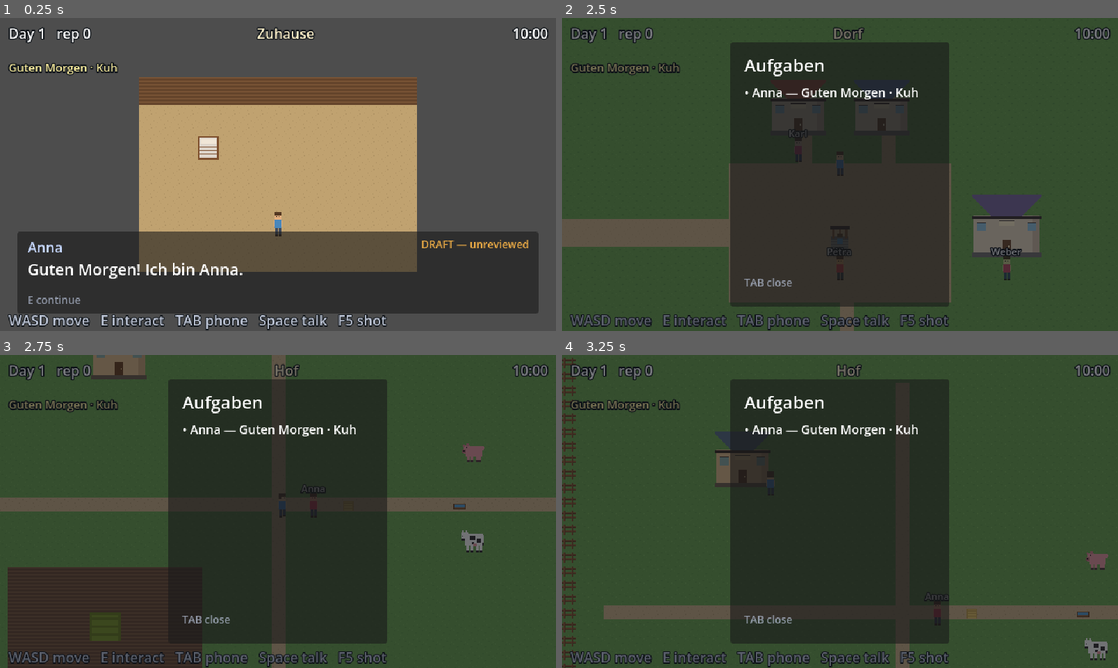
Above: before the commit, frames 1-4 (two rows, left to right).
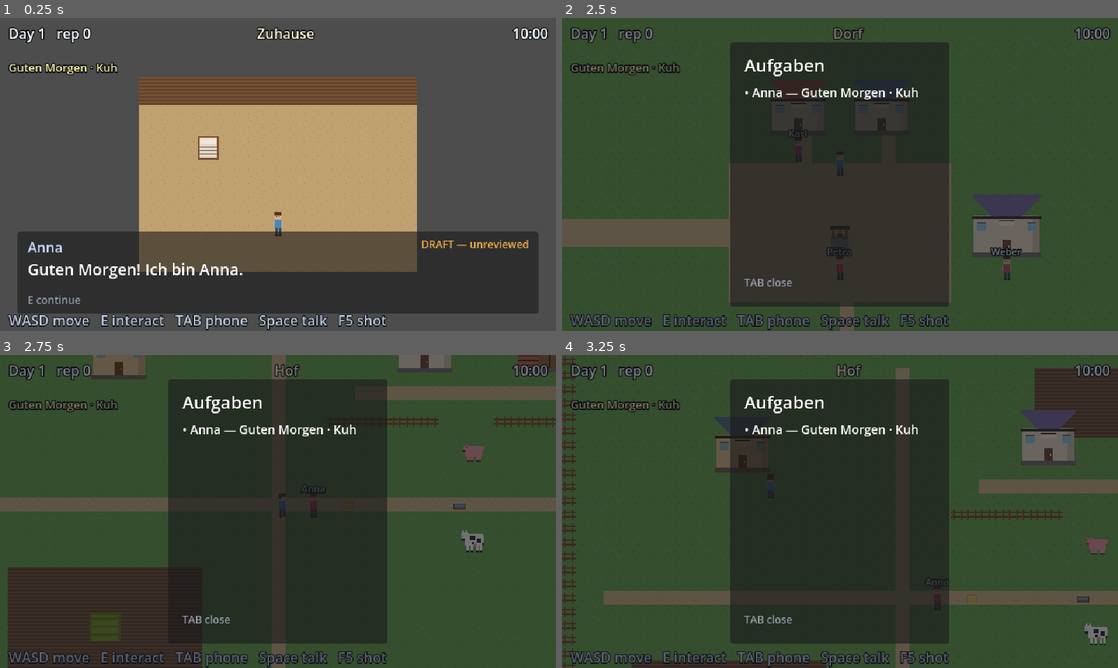
Above: after the commit, the same moments.

Repository: onskim/langame
Game: Godot game, scene res://dev/shot_harness_scenes.tscn
Same seed, same stepped clock (60 frames per second), same inputs: the game is played once before the commit and once after it. This scene is started directly instead of the project's main scene.
Inputs:
- Up to frame 1 (0.25 s): no input
- Up to frame 2 (2.5 s): tap Enter at 0.5 s; hold D (move_right) 0.53-1.28 s; hold E (interact) 0.53-1.28 s; hold S (move_down) 1.28-2.03 s; tap E (interact) at 1.35, 2.3 s; hold D (move_right) from 2.03 s (still down); hold Tab (phone) from 2.03 s (still down)
- Up to frame 3 (2.75 s): keep holding D (move_right); keep holding Tab (phone)
- Up to frame 4 (3.25 s): release D (move_right) at 2.78 s; release Tab (phone) at 2.78 s; hold W (move_up) from 2.78 s (still down); tap Space (push_to_talk) at 2.85 s; tap E (interact) at 3.05 s

Frames 1-2 are identical in both runs. In frame 3, 2.3% of the frame differs, in the area x 69-100%, y 0-24%; in frame 4, 13%, in the area x 0-100%, y 0-100%.

Commit message:
Give Anna her own farm (Part 14 §3)
She had home: farmhouse pointing at the PLAYER's farmhouse marker, and her
midday shift was the PLAYER's field — a mentor squatting in your house and
working your land.

Part 14 §3 gives Anna a farmhouse and a big barn on an adjacent plot, with
her kitchen enterable as the mentor exception. So:

- Anna's plot occupies the north of the farm map: her farmhouse, a barn, her
  own tilled field and yard, divided from the player's land by a fence with a
  walk-through gap. Neighbours, not strangers — the boundary should be
  legible but never an obstacle.
- interior_anna_kitchen is the one private home open from the start, because
  she is the player's way in to the village.
- Her schedule is now her own work: her field at dawn, the player's yard
  mid-morning (that is when she teaches), her own yard through the
  afternoon, the village in the evening, her own house at night.

That middle window is the point. She comes over to teach and then goes back
to her own farm, which is what makes her a neighbour rather than a quest
dispenser parked in your kitchen.

The acceptance asserts the failure directly: Anna may never be scheduled
into the player's farmhouse or field at any hour. 179 checks green.

Co-Authored-By: Claude Opus 5 <noreply@anthropic.com>

Diff:
--- a/game/assets/content/content.json
+++ b/game/assets/content/content.json
@@ -44,11 +44,15 @@
    },
    "config_id": "world",
    "enterable": {
+    "interior_anna_kitchen": "open",
     "interior_bakery": "open",
     "interior_farmhouse": "open",
     "interior_shop": "open"
    },
    "locations": {
+    "anna_farmhouse": "farm",
+    "anna_field": "farm",
+    "anna_yard": "farm",
     "bakery": "village",
     "farm_yard": "farm",
     "farmhouse": "farm",
@@ -64,6 +68,10 @@
      "display": "Hof",
      "scene": "res://scenes/world/farm.tscn"
     },
+    "interior_anna_kitchen": {
+     "display": "Annas Küche",
+     "scene": "res://scenes/world/interiors/anna_kitchen.tscn"
+    },
     "interior_bakery": {
      "display": "Bäckerei",
      "scene": "res://scenes/world/interiors/bakery.tscn"
@@ -303,19 +311,24 @@
  },
  "npcs": {
   "npc_anna": {
-   "home": "farmhouse",
+   "home": "anna_farmhouse",
    "name": "Anna",
    "npc_id": "npc_anna",
    "rep_gate": 0,
    "role": "farmer",
    "schedule": [
     {
+     "at": "anna_field",
+     "from": "06:00",
+     "to": "09:00"
+    },
+    {
      "at": "farm_yard",
-     "from": "06:00",
+     "from": "09:00",
      "to": "12:00"
     },
     {
-     "at": "field",
+     "at": "anna_yard",
      "from": "12:00",
      "to": "17:00"
     },
@@ -325,7 +338,7 @@
      "to": "19:00"
     },
     {
-     "at": "farmhouse",
+     "at": "anna_farmhouse",
      "from": "19:00",
      "to": "24:00"
     }
--- a/game/dev/acceptance_scenes.gd
+++ b/game/dev/acceptance_scenes.gd
@@ -30,8 +30,11 @@
 	DayCycle.hour = 9.0
 
 	# ---------- one scene per place, declared in content ----------
+	# Every place is declared in content, so adding one is a scene + a row.
 	var maps := WorldRouter.maps()
-	_check("five places declared", maps.size() == 5, str(maps.keys()))
+	_check("every place is declared in content", maps.size() >= 6, str(maps.keys()))
+	for required in ["farm", "village", "interior_farmhouse", "interior_anna_kitchen"]:
+		_check("%s is declared" % required, maps.has(required))
 	for map_id in maps:
 		var path: String = WorldRouter.scene_path(map_id)
 		_check("%s has a scene file" % map_id, ResourceLoader.exists(path), path)
--- a/game/dev/acceptance_world.gd
+++ b/game/dev/acceptance_world.gd
@@ -24,7 +24,7 @@
 	print("--- split world acceptance ---")
 
 	# ---------- the world layout is content, not code ----------
-	_check("outdoor + interior places all declared", WorldRouter.maps().size() == 5,
+	_check("outdoor + interior places all declared", WorldRouter.maps().size() == 6,
 		str(WorldRouter.maps().keys()))
 	_check("farm locations map to the farm",
 		WorldRouter.map_of_location("field") == "farm",
@@ -128,4 +128,45 @@
 	_check("current map is saved", reloaded.get("current_map", "") == "village",
 		str(reloaded.get("current_map", "")))
 
+	# ---------- Part 14 §3: Anna has her OWN adjacent plot ----------
+	# She is a neighbour, not a lodger. Sleeping in the player's farmhouse and
+	# working the player's field was the bug this section exists to prevent.
+	var farm2: Node2D = load("res://scenes/world/farm.tscn").instantiate()
+	add_child(farm2)
+	await get_tree().process_frame
+
+	_check("Anna has her own farmhouse",
+		farm2.get_node_or_null("Buildings/AnnaHouse") != null)
+	_check("Anna has a big barn", farm2.get_node_or_null("Buildings/Barn") != null)
+	_check("Anna's kitchen is enterable (mentor exception)",
+		(farm2.get_node("Doors/AnnaKitchenDoor") as Door).effective_access() == Door.Access.OPEN)
+
+	var player_house: Marker2D = farm2.get_node("Locations/farmhouse")
+	var anna_house: Marker2D = farm2.get_node("Locations/anna_farmhouse")
+	_check("the two farmhouses are different places",
+		player_house.global_position.distance_to(anna_house.global_position) > 200.0,
+		"%.0f px apart" % player_house.global_position.distance_to(anna_house.global_position))
+
+	# The real assertion: Anna never sleeps in the player's house or works the
+	# player's field.
+	var trespass: Array[String] = []
+	for hour in [6.0, 8.0, 10.0, 13.0, 16.0, 20.0, 23.0]:
+		var where := WorldRouter.scheduled_location("npc_anna", hour)
+		if where == "farmhouse" or where == "field":
+			trespass.append("%02d:00 %s" % [int(hour), where])
+	_check("Anna never sleeps in the player's house or works their field",
+		trespass.is_empty(), str(trespass))
+
+	var own_land: Array[String] = []
+	for hour in [6.0, 13.0, 20.0]:
+		own_land.append(WorldRouter.scheduled_location("npc_anna", hour))
+	_check("Anna works her own land", own_land.has("anna_field") and own_land.has("anna_yard"),
+		str(own_land))
+	_check("Anna still visits the player's yard to teach",
+		WorldRouter.scheduled_location("npc_anna", 10.0) == "farm_yard",
+		WorldRouter.scheduled_location("npc_anna", 10.0))
+
+	farm2.queue_free()
+	await get_tree().process_frame
+
 	print("--- split world acceptance complete, %d failure(s). ---" % _failures)
--- a/game/dev/shot_harness_scenes.gd
+++ b/game/dev/shot_harness_scenes.gd
@@ -10,7 +10,9 @@
 	await _shoot_place("res://scenes/world/interiors/farmhouse.tscn", "31-interior-farmhouse", Vector2(160, 150))
 	await _shoot_place("res://scenes/world/interiors/bakery.tscn", "32-interior-bakery", Vector2(160, 150))
 	await _shoot_place("res://scenes/world/village.tscn", "33-village-with-doors", Vector2(368, 200))
-	await _shoot_place("res://scenes/world/farm.tscn", "34-farm-with-house", Vector2(240, 200))
+	await _shoot_place("res://scenes/world/farm.tscn", "34-farm-player-plot", Vector2(240, 220))
+	DayCycle.hour = 13.0
+	await _shoot_place("res://scenes/world/farm.tscn", "35-anna-plot", Vector2(640, 180))
 	print("[harness] done -> %s" % ProjectSettings.globalize_path(OUT_DIR))
 	get_tree().quit()
 
--- a/game/scenes/world/farm.tscn
+++ b/game/scenes/world/farm.tscn
@@ -12,6 +12,8 @@
 [ext_resource type="Script" path="res://scripts/core/map_gate.gd" id="14_gate"]
 [ext_resource type="Script" path="res://scripts/core/door.gd" id="15_door"]
 [ext_resource type="Texture2D" path="res://assets/sprites/bld_shop.png" id="16_house"]
+[ext_resource type="Texture2D" path="res://assets/sprites/bld_barn.png" id="17_barn"]
+[ext_resource type="Texture2D" path="res://assets/sprites/bld_anna_house.png" id="18_annahouse"]
 
 [sub_resource type="RectangleShape2D" id="RectangleShape2D_big"]
 size = Vector2(32, 26)
@@ -50,6 +52,15 @@
 [node name="stream" type="Marker2D" parent="Locations"]
 position = Vector2(304, 560)
 
+[node name="anna_farmhouse" type="Marker2D" parent="Locations"]
+position = Vector2(560, 190)
+
+[node name="anna_yard" type="Marker2D" parent="Locations"]
+position = Vector2(640, 200)
+
+[node name="anna_field" type="Marker2D" parent="Locations"]
+position = Vector2(640, 104)
+
 [node name="Arrivals" type="Node2D" parent="."]
 
 [node name="from_village" type="Marker2D" parent="Arrivals"]
@@ -158,6 +169,26 @@
 [node name="Shape" type="CollisionShape2D" parent="Buildings/Farmhouse/Body"]
 shape = SubResource("RectangleShape2D_big")
 
+[node name="AnnaHouse" type="Sprite2D" parent="Buildings"]
+position = Vector2(560, 144)
+texture = ExtResource("18_annahouse")
+
+[node name="Body" type="StaticBody2D" parent="Buildings/AnnaHouse"]
+position = Vector2(0, 4)
+
+[node name="Shape" type="CollisionShape2D" parent="Buildings/AnnaHouse/Body"]
+shape = SubResource("RectangleShape2D_big")
+
+[node name="Barn" type="Sprite2D" parent="Buildings"]
+position = Vector2(704, 144)
+texture = ExtResource("17_barn")
+
+[node name="Body" type="StaticBody2D" parent="Buildings/Barn"]
+position = Vector2(0, 8)
+
+[node name="Shape" type="CollisionShape2D" parent="Buildings/Barn/Body"]
+shape = SubResource("RectangleShape2D_big")
+
 [node name="Doors" type="Node2D" parent="."]
 
 [node name="FarmhouseDoor" type="Area2D" parent="Doors" groups=["door"]]
@@ -170,6 +201,16 @@
 [node name="Shape" type="CollisionShape2D" parent="Doors/FarmhouseDoor"]
 shape = SubResource("RectangleShape2D_door")
 
+[node name="AnnaKitchenDoor" type="Area2D" parent="Doors" groups=["door"]]
+position = Vector2(560, 178)
+script = ExtResource("15_door")
+target_map = "interior_anna_kitchen"
+arrival_marker = "from_outside"
+sign_text = "Annas Küche"
+
+[node name="Shape" type="CollisionShape2D" parent="Doors/AnnaKitchenDoor"]
+shape = SubResource("RectangleShape2D_door")
+
 [node name="NPCs" type="Node2D" parent="."]
 
 [node name="Player" parent="." instance=ExtResource("2_player")]
--- /dev/null
+++ b/game/scenes/world/interiors/anna_kitchen.tscn
@@ -0,0 +1,55 @@
+[gd_scene load_steps=7 format=3]
+
+[ext_resource type="Script" path="res://scripts/core/interior_map.gd" id="1_interior"]
+[ext_resource type="PackedScene" path="res://scenes/actors/player.tscn" id="2_player"]
+[ext_resource type="Script" path="res://scripts/core/door.gd" id="3_door"]
+[ext_resource type="Texture2D" path="res://assets/sprites/bed.png" id="4_bed"]
+[ext_resource type="Script" path="res://scripts/core/interactable.gd" id="5_interactable"]
+
+[sub_resource type="RectangleShape2D" id="RectangleShape2D_bed"]
+size = Vector2(32, 26)
+
+[sub_resource type="RectangleShape2D" id="RectangleShape2D_door"]
+size = Vector2(28, 24)
+
+[node name="AnnaKitchen" type="Node2D"]
+script = ExtResource("1_interior")
+map_id = "interior_anna_kitchen"
+map_width_tiles = 20
+map_height_tiles = 14
+default_spawn = Vector2(160, 176)
+is_interior = true
+room_width = 20
+room_height = 14
+
+[node name="Ground" type="TileMapLayer" parent="."]
+
+[node name="Locations" type="Node2D" parent="."]
+
+[node name="Arrivals" type="Node2D" parent="."]
+
+[node name="from_outside" type="Marker2D" parent="Arrivals"]
+position = Vector2(160, 176)
+
+[node name="Doors" type="Node2D" parent="."]
+
+[node name="Exit" type="Area2D" parent="Doors" groups=["door"]]
+position = Vector2(160, 200)
+script = ExtResource("3_door")
+target_map = "farm"
+arrival_marker = "from_anna_kitchen"
+sign_text = "raus"
+
+[node name="Shape" type="CollisionShape2D" parent="Doors/Exit"]
+shape = SubResource("RectangleShape2D_door")
+
+[node name="Furniture" type="Node2D" parent="."]
+
+
+[node name="NPCs" type="Node2D" parent="."]
+
+[node name="Player" parent="." instance=ExtResource("2_player")]
+position = Vector2(160, 176)
+
+[node name="Light" type="CanvasModulate" parent="."]
+color = Color(1, 1, 1, 1)
--- a/game/scripts/core/world_builder.gd
+++ b/game/scripts/core/world_builder.gd
@@ -53,6 +53,14 @@
 		for x in range(5, 19):
 			layer.set_cell(Vector2i(x, y), Tile.SOIL, Vector2i.ZERO)
 
+	# Anna's plot, north of the divider (Part 14 §3: adjacent farm plot).
+	# Her field is tilled too, so the two holdings read as the same kind of work.
+	for y in range(4, 9):
+		for x in range(34, 46):
+			layer.set_cell(Vector2i(x, y), Tile.SOIL, Vector2i.ZERO)
+	for x in range(30, FARM_W - 2):
+		layer.set_cell(Vector2i(x, 12), Tile.PATH, Vector2i.ZERO)
+
 
 enum GateSide { NONE, EAST, WEST }
 
@@ -74,6 +82,14 @@
 			cells.append(Vector2i(0, y))
 		if not (gate == GateSide.EAST and gate_rows.has(y)):
 			cells.append(Vector2i(FARM_W - 1, y))
+
+	# The divider between the player's plot and Anna's, with a gap to walk
+	# through. Neighbours, not strangers — the boundary should be legible but
+	# never an obstacle.
+	if gate != GateSide.NONE:
+		for x in range(28, FARM_W - 1):
+			if x < 36 or x > 39:
+				cells.append(Vector2i(x, 14))
 
 	for cell in cells:
 		fence_layer.set_cell(cell, Tile.FENCE, Vector2i.ZERO)
Binary file added: game/assets/sprites/bld_anna_house.png
Not shown, added: game/assets/sprites/bld_anna_house.png.import
Binary file added: game/assets/sprites/bld_barn.png
Not shown, added: game/assets/sprites/bld_barn.png.import
Not shown: 1 places in game/scenes/world/farm.tscn that only renumber resources
Not shown, changed: DEVLOG.md
Not shown, changed: content/config/world.yaml
Not shown, changed: content/npcs/anna.yaml
Not shown, added: docs/scene-shots/34-farm-player-plot.png
Not shown, added: docs/scene-shots/35-anna-plot.png
Not shown, changed: tools/gen_placeholder_art.py
